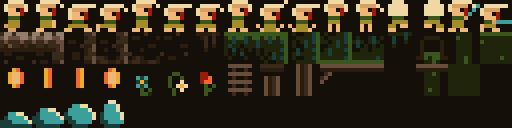
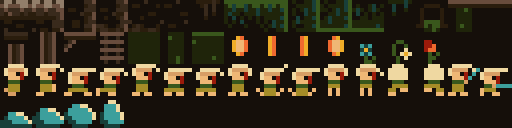
Comparing the layer stacks of the two 512 x 128 images. Changes:
added layer "Pasted Layer" above "Pasted Layer #1" over [4,64,512,96]
added layer "Pasted Layer #2" above "Pasted Layer #3" over [0,0,384,32]
added layer "Pasted Layer #3" above "Pasted Layer #4" over [388,0,448,32]
added layer "Pasted Layer #4" above "Pasted Layer #5" over [448,0,480,32]
added layer "Pasted Layer #5" above "Pasted Layer #6" over [480,0,512,8]
added layer "Pasted Layer #6" above "Pasted Layer #7" over [4,32,96,64]
added layer "Pasted Layer #7" above "Pasted Layer #8" over [100,32,124,64]
added layer "Pasted Layer #8" above "Pasted Layer #9" over [128,32,160,64]
added layer "Pasted Layer #9" above "Pasted Layer #10" over [168,32,224,64]
added layer "Pasted Layer #10" above "Pasted Layer #25" over [360,40,440,64]
painted on "Pasted Layer #25" over [0,0,512,96]
